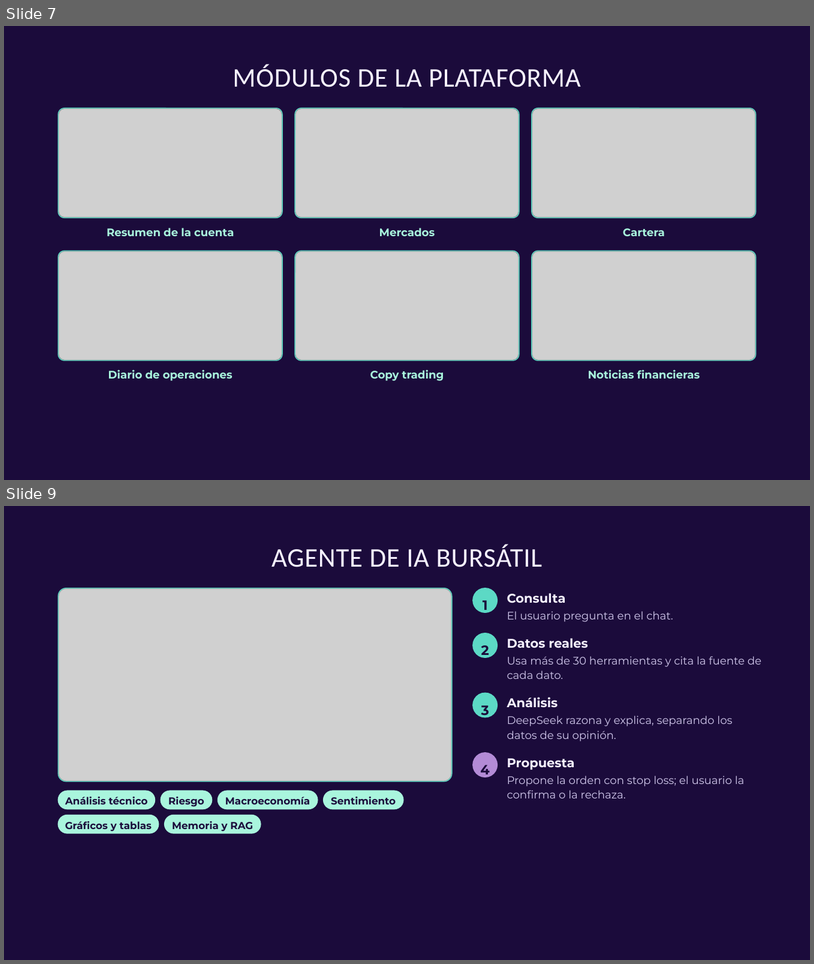
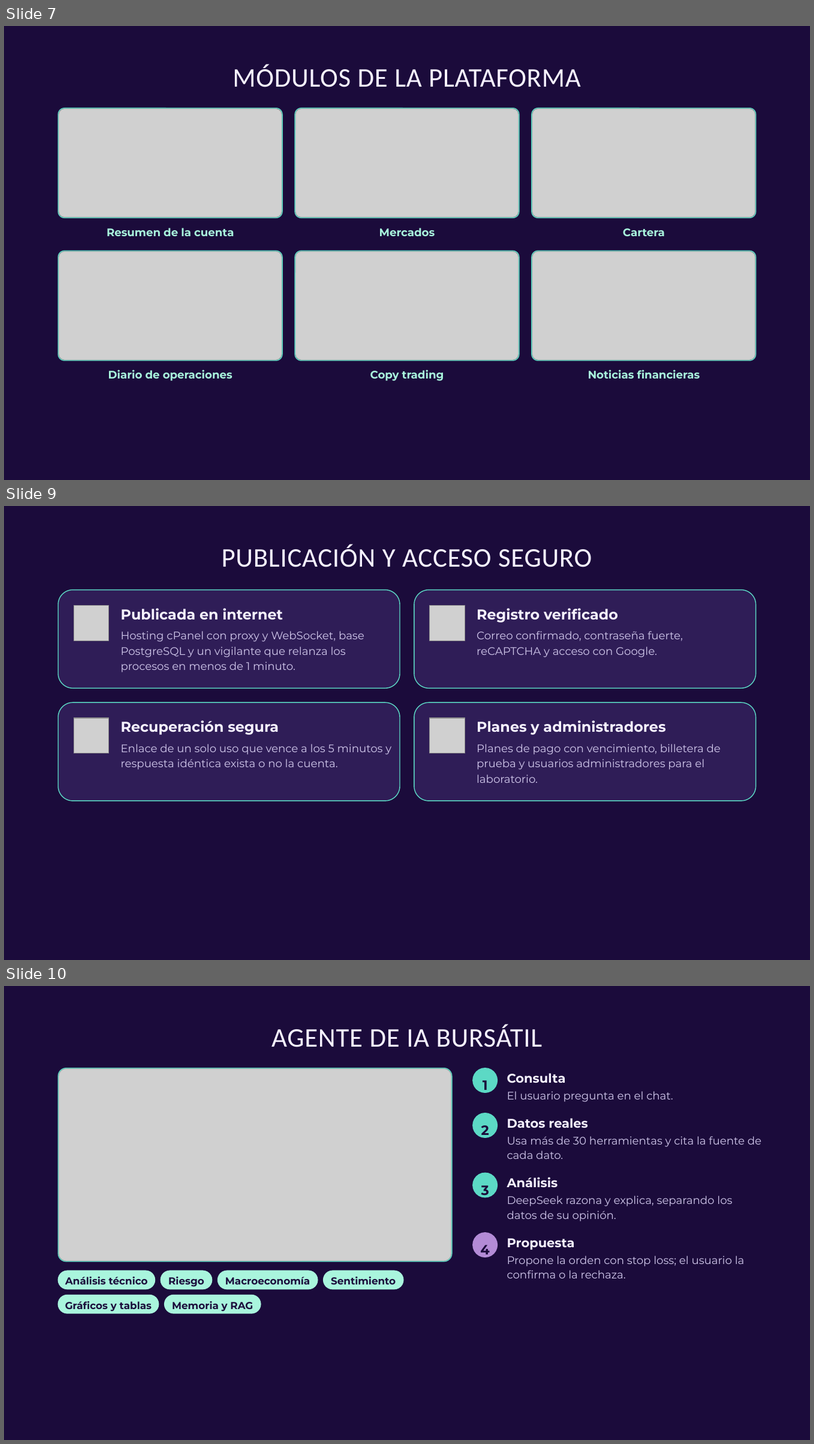
Before and after one commit to Cristian-Higuera-byte/RepAgenteIA, a slide deck: FASE 2/Grupales/Avance 2 Agente IA Bursátil.pptx. Shown one above the other, each under a label of ours: slides 7 and 9 before the commit, slides 7, 9 and 10 after it; the slides between them are not shown. The pictures are 814x964 and 814x1444 pixels, drawn with LibreOffice and Linux fonts; fonts in the diff are those of the drawing; grey boxes stand for pictures. Boxes give left, top, right and bottom in pixels: in the first picture for what was removed or moved away, otherwise in the second. Text is boxed around its words. In the diff, an @@ line names an element or a change of style, - is before the commit and + after.

```diff
--- a/FASE 2/Grupales/Avance 2 Agente IA Bursátil.pptx
+++ b/FASE 2/Grupales/Avance 2 Agente IA Bursátil.pptx
@@ slide 9 added at <box>4,506,810,960</box>, background #1B0B3B @@
@@ title added at <box>222,544,592,567</box>, 32 pt, text #F6F2FF @@
+PUBLICACIÓN Y ACCESO SEGURO
@@ rounded rectangle added at <box>59,589,400,687</box>, fill #2F1D57, outline #5CD9C5 1 pt @@
@@ rounded rectangle added at <box>414,589,756,687</box>, fill #2F1D57, outline #5CD9C5 1 pt @@
@@ picture added at <box>74,605,108,640</box> @@
@@ text added at <box>121,608,283,619</box>, 17 pt, text #F6F2FF, bold @@
+Publicada en internet
@@ picture added at <box>430,605,465,640</box> @@
@@ text added at <box>477,608,618,622</box>, 17 pt, text #F6F2FF, bold @@
+Registro verificado
@@ text added at <box>121,631,365,672</box>, 13 pt, text #CFC6EA @@
+Hosting cPanel con proxy y WebSocket, base PostgreSQL y un vigilante que relanza los procesos en menos de 1 minuto.
@@ text added at <box>477,631,683,657</box>, 13 pt, text #CFC6EA @@
+Correo confirmado, contraseña fuerte, reCAPTCHA y acceso con Google.
@@ rounded rectangle added at <box>59,703,400,801</box>, fill #2F1D57, outline #5CD9C5 1 pt @@
@@ rounded rectangle added at <box>414,703,756,801</box>, fill #2F1D57, outline #5CD9C5 1 pt @@
@@ picture added at <box>74,718,108,753</box> @@
@@ text added at <box>121,720,279,735</box>, 17 pt, text #F6F2FF, bold @@
+Recuperación segura
@@ picture added at <box>430,718,465,753</box> @@
@@ text added at <box>477,720,666,735</box>, 17 pt, text #F6F2FF, bold @@
+Planes y administradores
@@ text added at <box>121,744,392,769</box>, 13 pt, text #CFC6EA @@
+Enlace de un solo uso que vence a los 5 minutos y respuesta idéntica exista o no la cuenta.
@@ text added at <box>477,744,721,769</box>, 13 pt, text #CFC6EA @@
+Planes de pago con vencimiento, billetera de prueba y usuarios administradores para el laboratorio.
@@ what was slide 9 is now slide 10 @@
```
Also in this commit, not shown: 6 slides changed, 1 other slide added.
